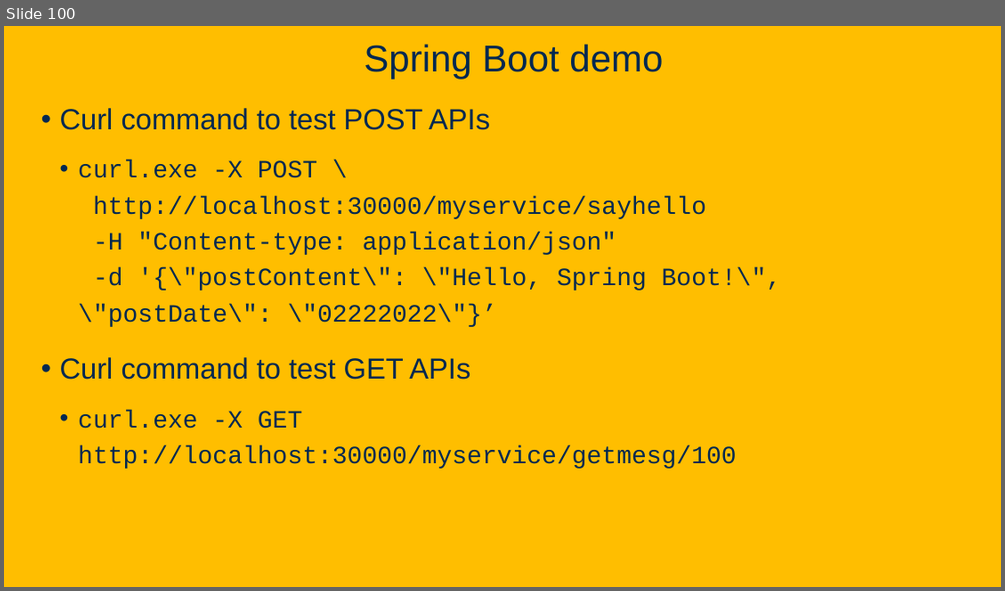
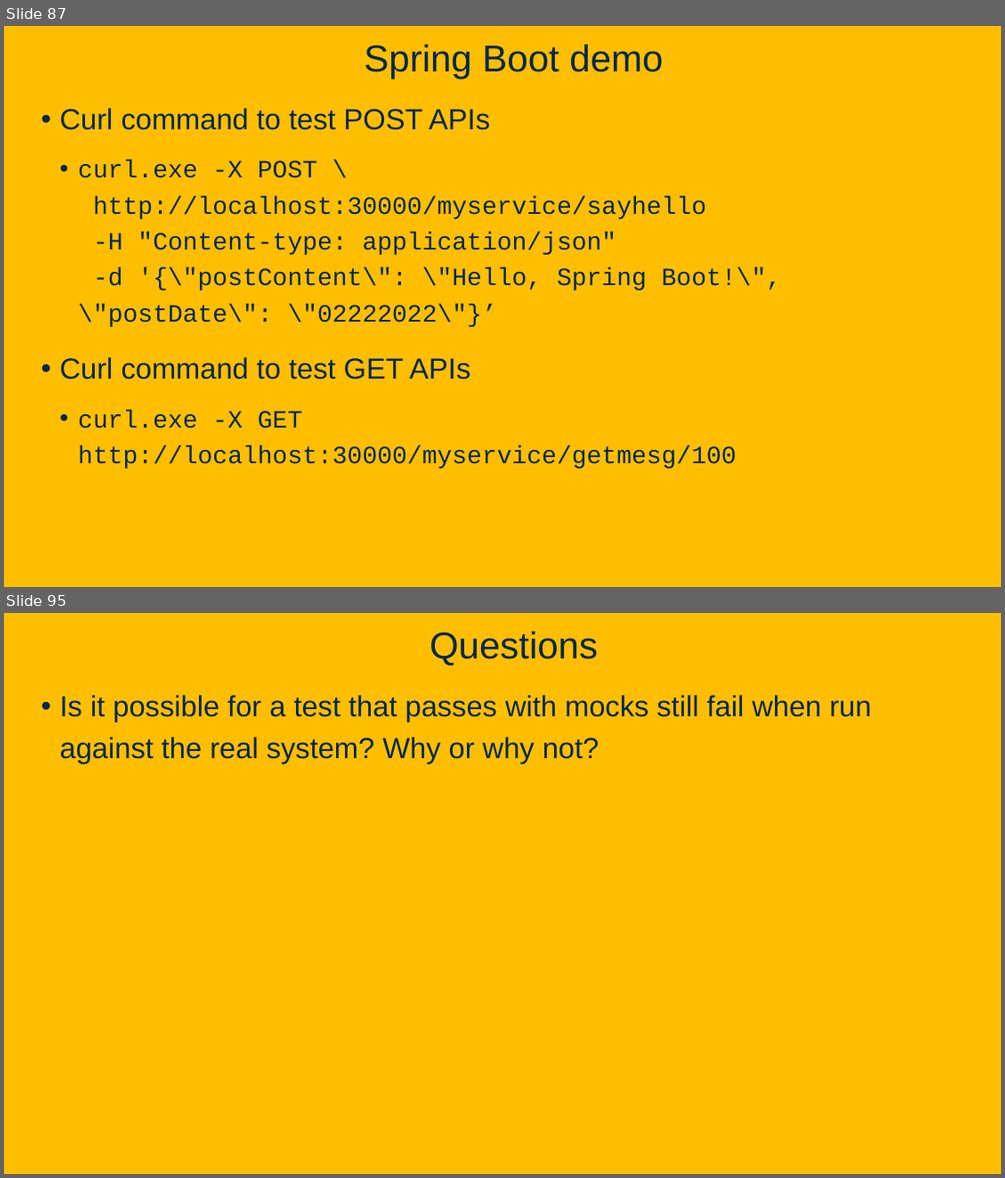
Before and after one commit to davsec-teaching/ecs160-f25, a slide deck: slides/6_software_architecture.pptx. Shown one above the other, each under a label of ours: slide 100 before the commit, slides 87 and 95 after it; the slides between them are not shown. The pictures are 1005x591 and 1005x1178 pixels, drawn with LibreOffice and Linux fonts; fonts in the diff are those of the drawing; background and template pictures are left out. Boxes give left, top, right and bottom in pixels: in the first picture for what was removed or moved away, otherwise in the second. Text is boxed around its words. In the diff, an @@ line names an element or a change of style, - is before the commit and + after.

```diff
--- a/slides/6_software_architecture.pptx
+++ b/slides/6_software_architecture.pptx
@@ slide 95 added at [4, 613, 1001, 1174], background picture (left out) @@
@@ title added at [429, 631, 598, 666], 36 pt, text #022850 @@
+Questions
@@ text added at [60, 695, 871, 763], 28 pt, text #022850 @@
+• Is it possible for a test that passes with mocks still fail when run against the real system? Why or why not?
@@ what was slide 100 is now slide 87 @@
```
Also in this commit, not shown: 9 slides changed, 15 other slides added.
